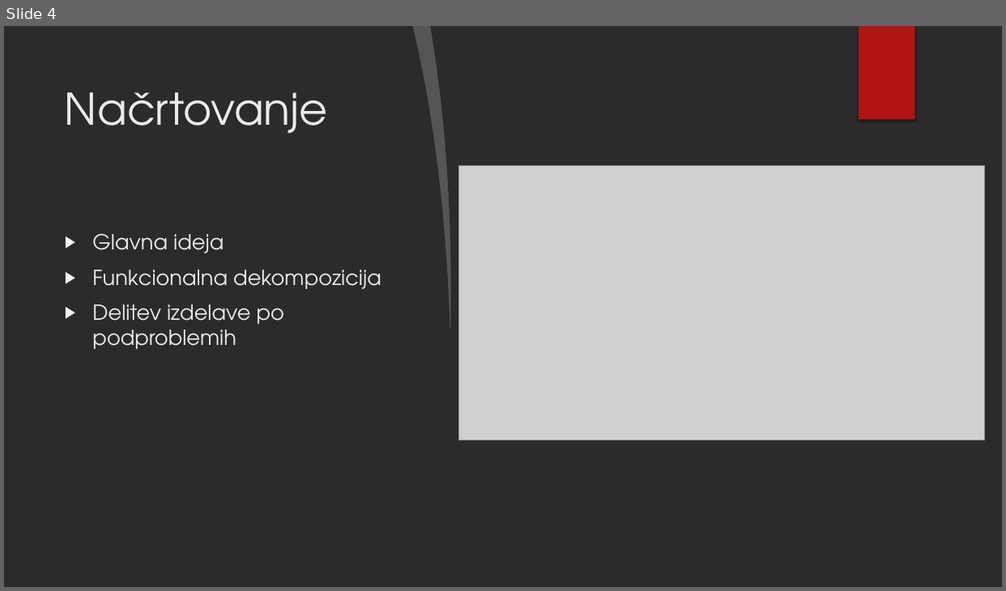
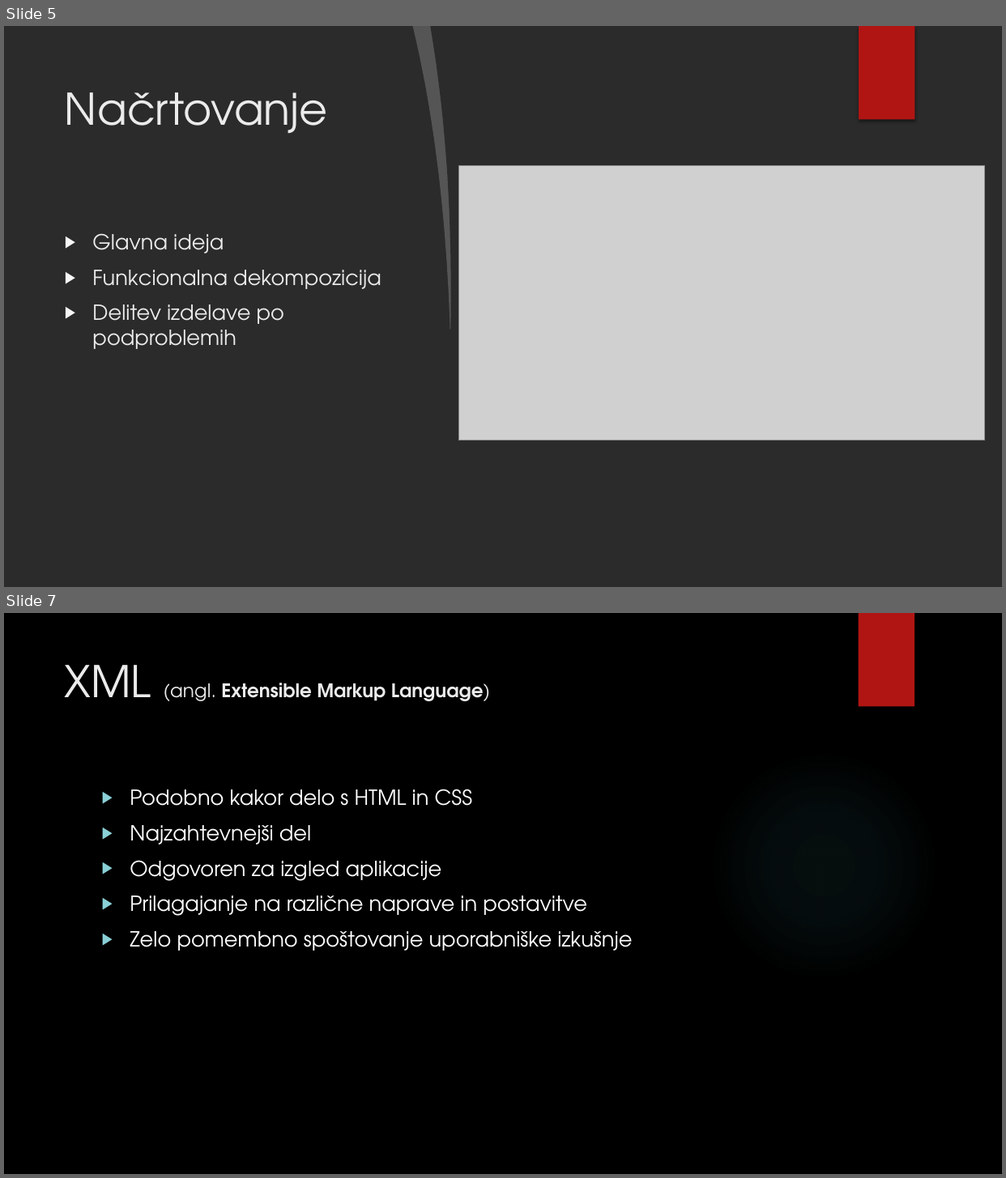
Before and after one commit to MrSlick01/MorsePrevajalnik, a slide deck: ZagovorSeminarske_JarcDejan.pptx. Shown one above the other, each under a label of ours: slide 4 before the commit, slides 5 and 7 after it; the slides between them are not shown. The pictures are 1006x591 and 1006x1178 pixels, drawn with LibreOffice and Linux fonts; fonts in the diff are those of the drawing; grey boxes stand for pictures; background and template pictures are left out; a plain dark background stands for a picture behind light text. Boxes give left, top, right and bottom in pixels: in the first picture for what was removed or moved away, otherwise in the second. Text is boxed around its words. In the diff, an @@ line names an element or a change of style, - is before the commit and + after.

```diff
--- a/ZagovorSeminarske_JarcDejan.pptx
+++ b/ZagovorSeminarske_JarcDejan.pptx
@@ slide 7 added at (x1=4, y1=613, x2=1002, y2=1174), background picture (left out); not listed: 1 template element that a slide beside it also shows @@
@@ title added at (x1=65, y1=665, x2=490, y2=701), 18 pt, text #EBEBEB, bold @@
+XML (angl. Extensible Markup Language)
@@ ellipse added at (x1=709, y1=750, x2=939, y2=981), fill gradient #50B9C1 @@
@@ text added at (x1=130, y1=789, x2=632, y2=951), 20 pt, text #FFFFFF @@
+▶ Podobno kakor delo s HTML in CSS
+▶ Najzahtevnejši del
+▶ Odgovoren za izgled aplikacije
+▶ Prilagajanje na različne naprave in postavitve
+▶ Zelo pomembno spoštovanje uporabniške izkušnje
@@ what was slide 4 is now slide 5 @@
```
Also in this commit, not shown: 3 slides changed, 2 other slides added.
